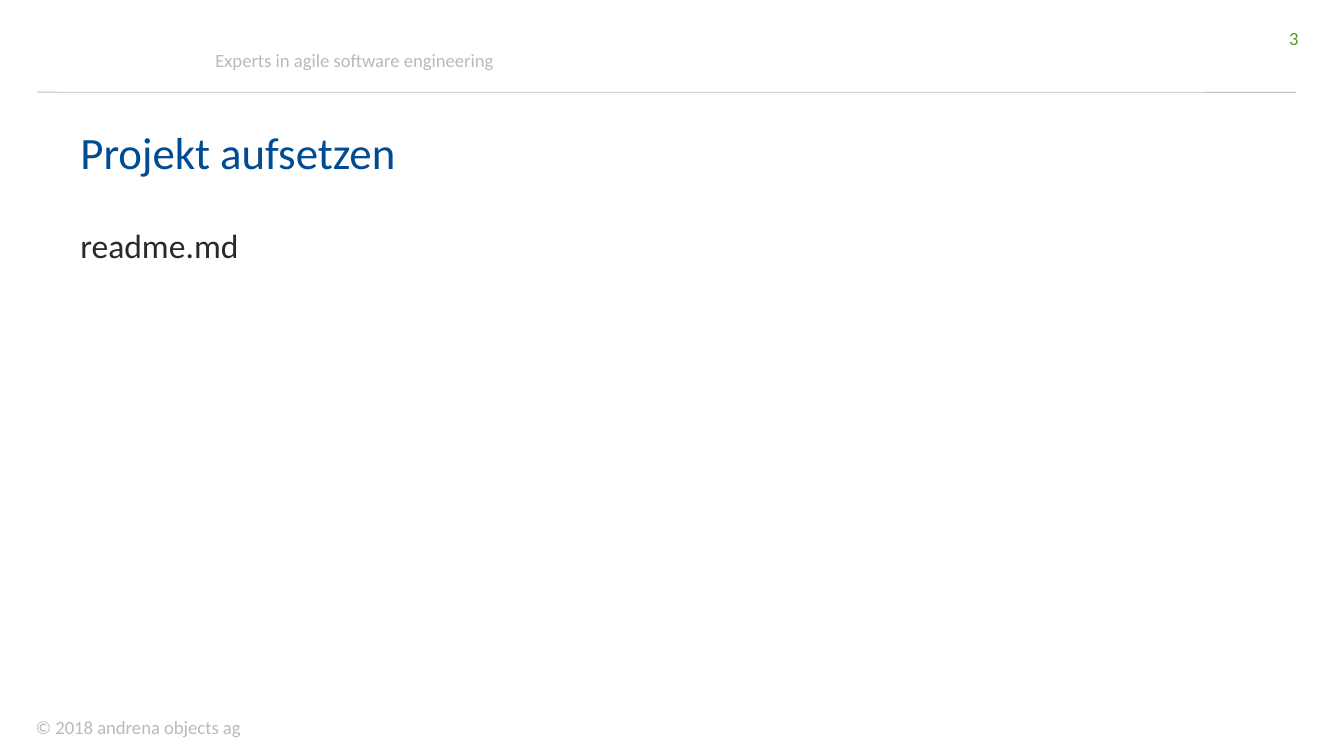
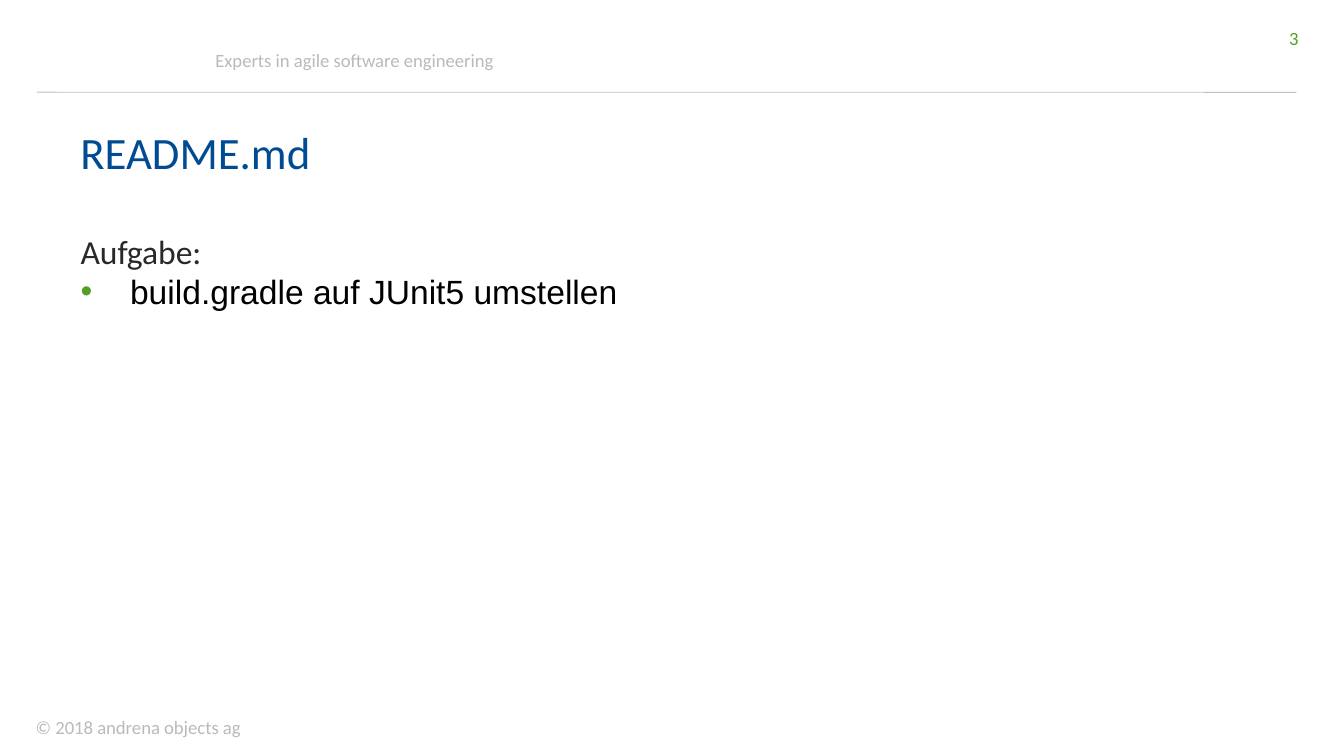
Before and after one commit to andrena/junit5-workshop-et-ka-2018, a slide deck: slide 3 of files/Folien.pptx. Drawn at 1344x756 pixels with LibreOffice and Linux fonts; fonts in the diff are those of the drawing; background and template pictures are left out. Boxes give left, top, right and bottom in pixels: in the first picture for what was removed or moved away, otherwise in the second. Text is boxed around its words. In the diff, an @@ line names an element or a change of style, - is before the commit and + after.

```diff
--- a/files/Folien.pptx
+++ b/files/Folien.pptx
@@ text at box(80, 138, 310, 170): text changed @@
-Projekt aufsetzen
+README.md
@@ text removed at box(80, 234, 238, 259) @@
-readme.md
@@ text added at box(81, 240, 618, 310), 18 pt, text #000000 @@
+Aufgabe:
+• build.gradle auf JUnit5 umstellen
```
Also in this commit, not shown: 13 other slides changed, 1 slide added.
